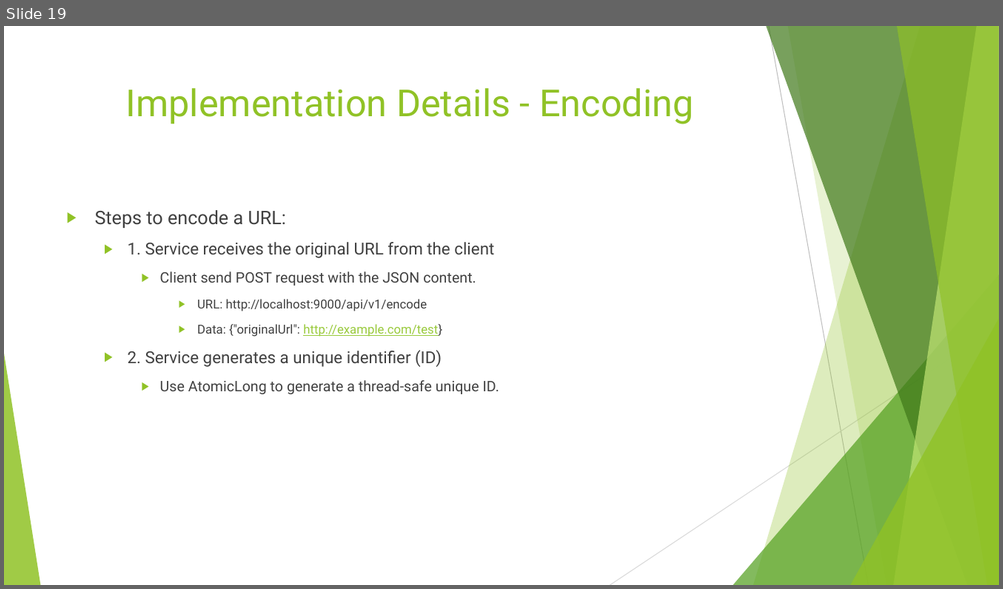
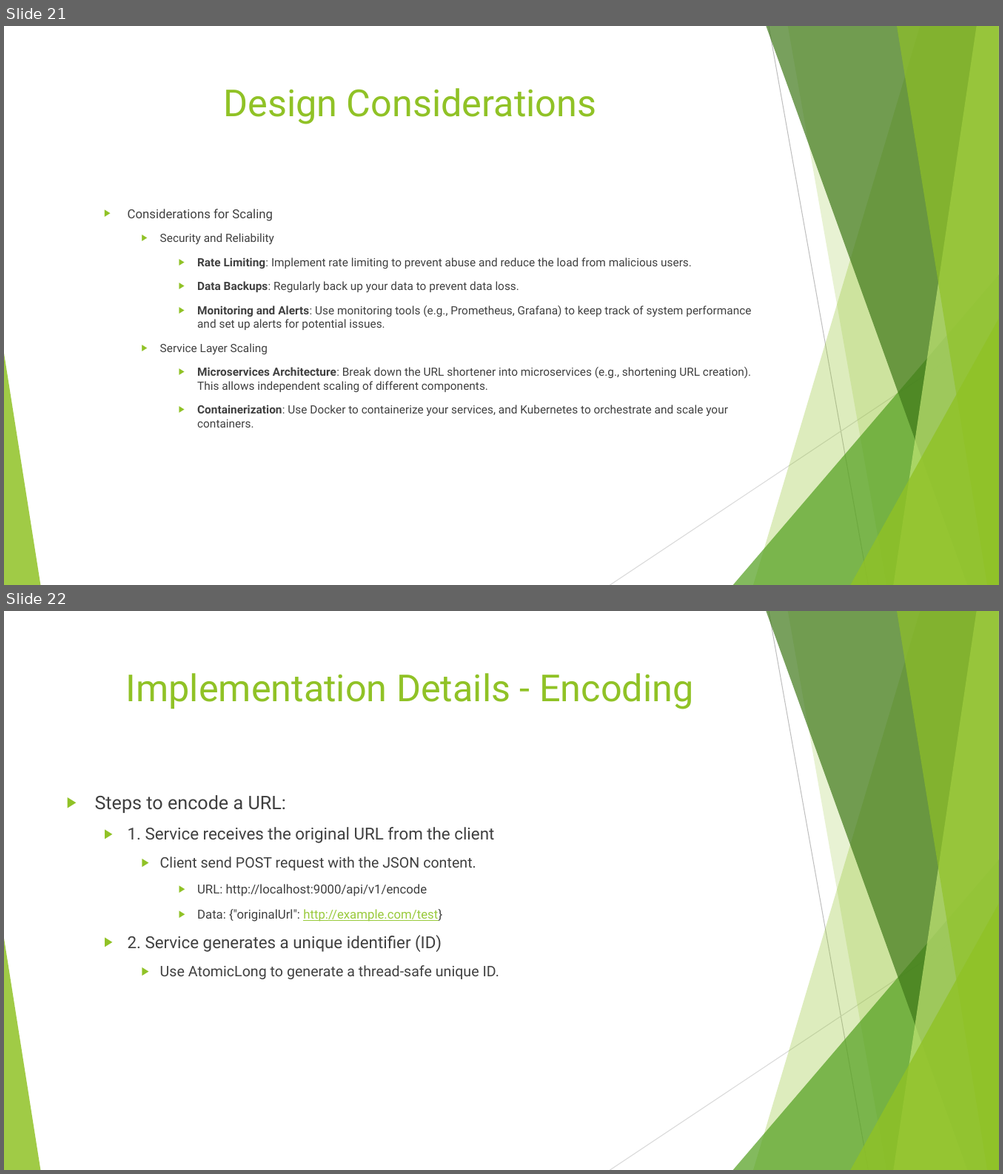
Before and after one commit to bliu1972/URL-shortening, a slide deck: URL Shortener.pptx. Shown one above the other, each under a label of ours: slide 19 before the commit, slides 21 and 22 after it. The pictures are 1003x589 and 1003x1174 pixels, drawn with LibreOffice and Linux fonts; fonts in the diff are those of the drawing. Boxes give left, top, right and bottom in pixels: in the first picture for what was removed or moved away, otherwise in the second. Text is boxed around its words. In the diff, an @@ line names an element or a change of style, - is before the commit and + after.

```diff
--- a/URL Shortener.pptx
+++ b/URL Shortener.pptx
@@ slide 21 added at box(4, 26, 999, 585), background #FFFFFF; not listed: 10 template elements that a slide beside it also shows @@
@@ title added at box(223, 88, 596, 124), 36 pt, text #90C226 @@
+Design Considerations
@@ text added at box(128, 209, 751, 428), 11 pt, text #404040 @@
+  ▶ Considerations for Scaling
+    ▶ Security and Reliability
+      ▶ Rate Limiting: Implement rate limiting to prevent abuse and reduce the load from malicious users.
+      ▶ Data Backups: Regularly back up your data to prevent data loss.
+      ▶ Monitoring and Alerts: Use monitoring tools (e.g., Prometheus, Grafana) to keep track of system performance and set up alerts for potential issues.
+    ▶ Service Layer Scaling
+      ▶ Microservices Architecture: Break down the URL shortener into microservices (e.g., shortening URL creation). This allows independent scaling of different components.
+      ▶ Containerization: Use Docker to containerize your services, and Kubernetes to orchestrate and scale your containers.
@@ what was slide 19 is now slide 22 @@
```
Also in this commit, not shown: 9 slides changed, 2 other slides added, 3 other files.
